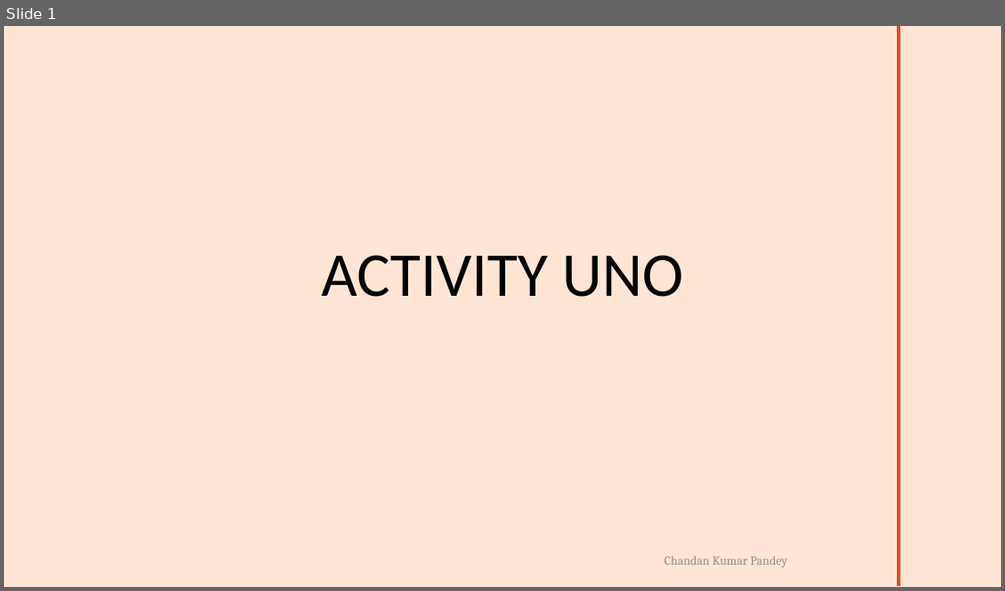
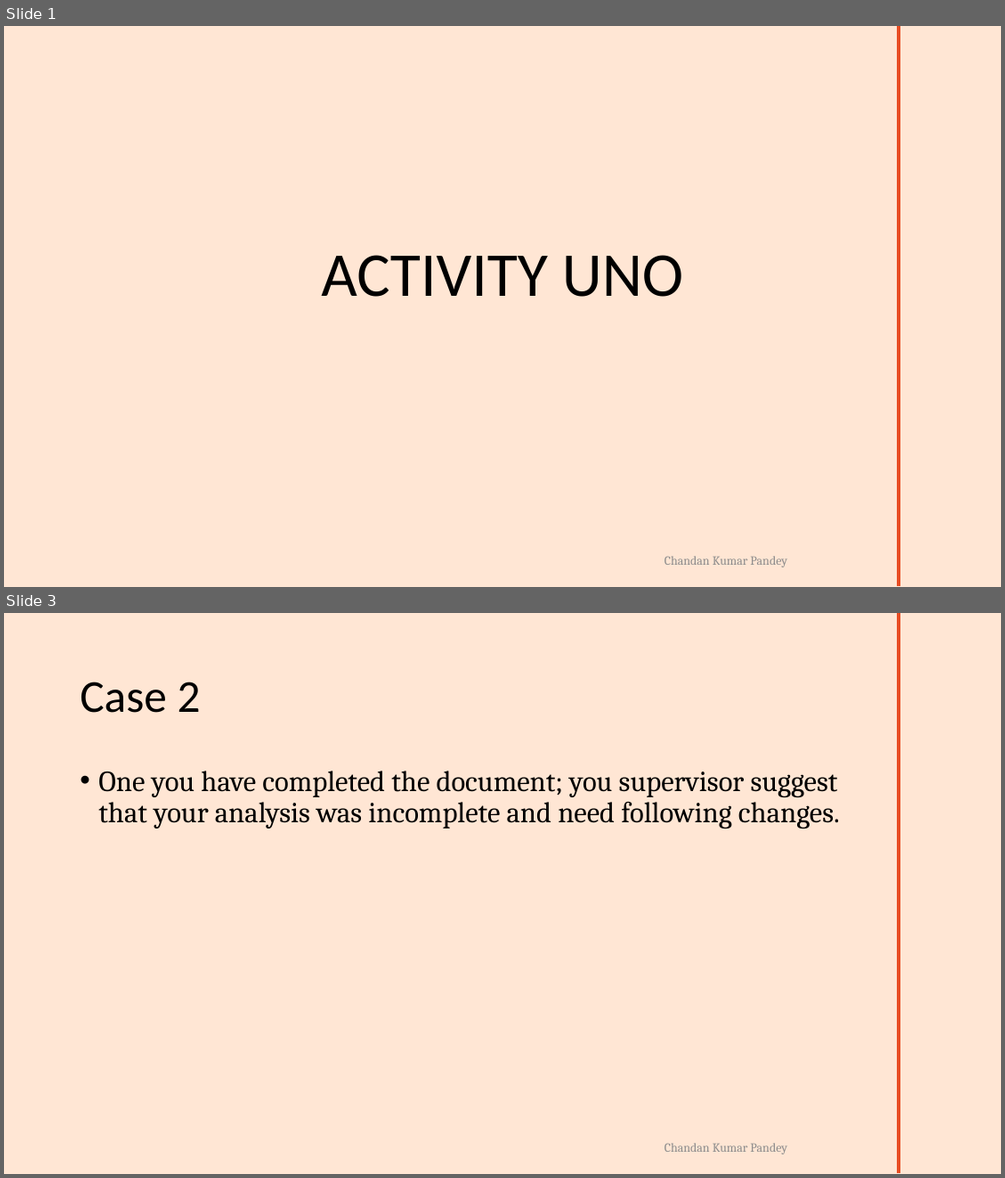
Before and after one commit to ckp1990/Rmark-SCCS-BLR-2023, a slide deck: Activity 1.pptx. Shown one above the other, each under a label of ours: slide 1 before the commit, slides 1 and 3 after it; the slides between them are not shown. The pictures are 1005x591 and 1005x1178 pixels, drawn with LibreOffice and Linux fonts; fonts in the diff are those of the drawing; background and template pictures are left out. Boxes give left, top, right and bottom in pixels: in the first picture for what was removed or moved away, otherwise in the second. Text is boxed around its words. In the diff, an @@ line names an element or a change of style, - is before the commit and + after.

```diff
--- a/Activity 1.pptx
+++ b/Activity 1.pptx
@@ slide 3 added at (4,613,1001,1174), background #FFE6D4; not listed: 2 template elements that a slide beside it also shows @@
@@ title added at (80,682,201,713), 44 pt, text #000000 @@
+Case 2
@@ text added at (98,771,840,828), 28 pt, text #000000 @@
+• One you have completed the document; you supervisor suggest that your analysis was incomplete and need following changes.
```
Also in this commit, not shown: 1 slide changed, 13 other files.
